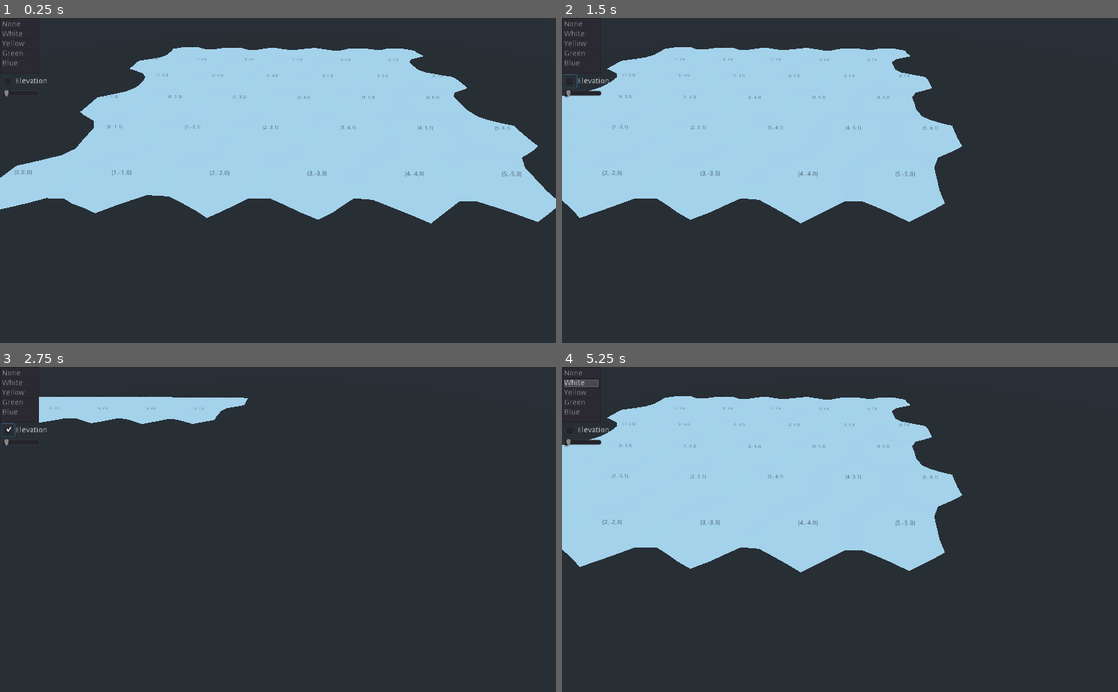
Above: before the commit, frames 1-4 (two rows, left to right).
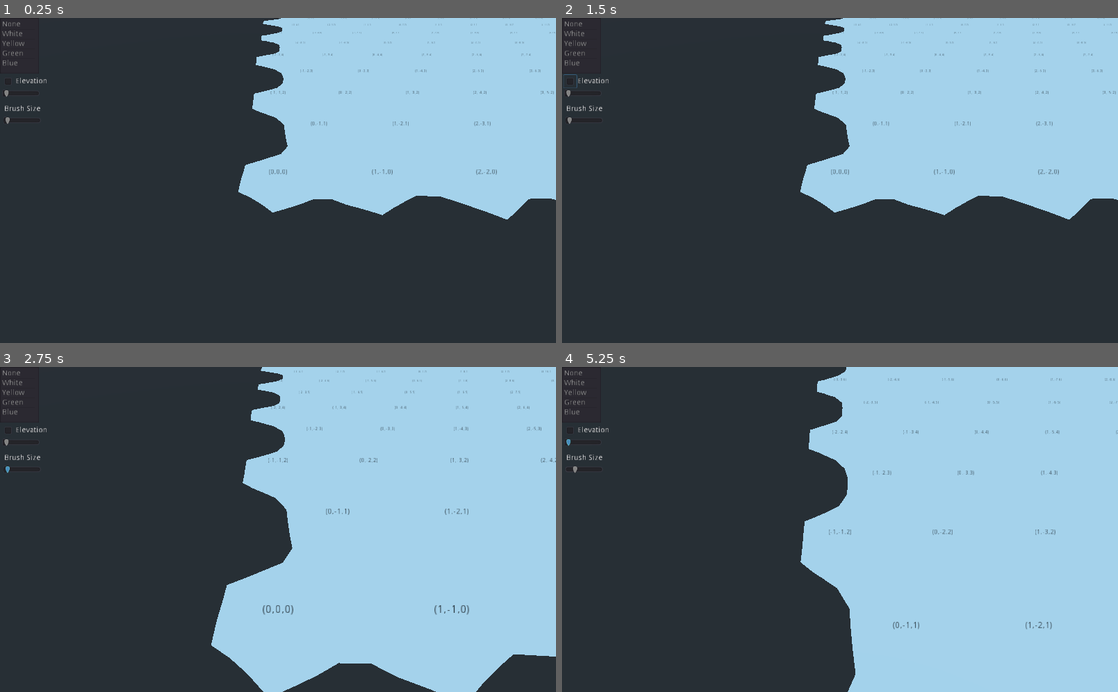
Above: after the commit, the same moments.

Repository: putschini/HexMap
Game: Godot game, scene res://Control.tscn
The game is run twice, just before and just after one commit, with the same random seed, the same clock (stepped at 60 frames per second) and the same inputs.
Inputs (mouse positions are in pixels of both pictures, inside the frame that each line leads up to):
- Up to frame 1 (0.25 s): no input
- Up to frame 2 (1.5 s): click (567, 83) at 0.5 s; tap Enter at 1.25 s; move the mouse to (962, 164) at 1.27 s; press the mouse at (962, 164) at 1.28 s; hold Right (ui_right) from 1.28 s (still down)
- Up to frame 3 (2.75 s): tap W (move_foward, bound only after the commit) at 1.55, 2.1 s; tap Space at 2 s; move the mouse to (166, 545) at 2.02 s; release Right (ui_right) at 2.03 s; release the mouse at (166, 545) at 2.03 s; hold Down (ui_down) from 2.03 s (still down); tap Mouse wheel up (zoom_in, bound only after the commit) at 2.3 s
- Up to frame 4 (5.25 s): tap Enter at 2.75, 4.25 s; move the mouse to (895, 458) at 2.77 s; release Down (ui_down) at 2.78 s; hold Right (ui_right) 2.78-3.53 s; hold Mouse wheel up (zoom_in, bound only after the commit) 2.78-3.53 s; tap Mouse wheel down (zoom_out, bound only after the commit) at 3.05, 3.6 s; tap Space at 3.5, 5 s; move the mouse to (812, 594) at 3.52 s; hold Up (ui_up) 3.53-4.28 s; click (812, 594) at 3.8 s; move the mouse to (1006, 578) at 4.27 s; press the mouse at (1006, 578) at 4.28 s; hold Left (ui_left) from 4.28 s (still down); tap W (move_foward, bound only after the commit) at 4.55, 5.1 s; move the mouse to (673, 480) at 5.02 s; release the mouse at (673, 480) at 5.03 s

The runs differ from the first frame. In frame 1, 29% of the frame differs, in the area x 0-100%, y 0-64%; in frame 2, 44%; in frame 3, 54%; in frame 4, 64%, in the area x 0-100%, y 0-100%.

Commit message:
Part 5 - Adding chunks to manage larger maps

Diff:
--- a/Camera.gd
+++ b/Camera.gd
@@ -4,36 +4,44 @@
 onready var camera_stick = $Swivel/Stick
 onready var camera = $Swivel/Stick/Camera
 
-var zoom = 1.0
-var zoom_steps = 10
-var stick_min_zoom = 50
-var stick_max_zoom = 150
+var zoom = 0.0
+var zoom_steps = 10.0
+var stick_min_zoom = 30
+var stick_max_zoom = 90
 var stick_zoom_step = (stick_max_zoom - stick_min_zoom) / zoom_steps
 var swivel_min_zoom = -90
-var swivel_max_zoom = -40
+var swivel_max_zoom = -45
 var swivel_zoom_step = (swivel_max_zoom - swivel_min_zoom) / zoom_steps
 
+#var movement_speed := 100
+var move_speed_min_zoom := 100
+var move_speed_max_zoom := 300
 
-func _input(_event):
-	if Input.is_action_pressed("ui_left")  :
-		translation.x -= 10
+var rotation_speed := 100
 
-	if Input.is_action_pressed("ui_right")  :
-		translation.x += 10
+var max_x := (HexMetrics.chunk_count_x * HexMetrics.chunk_size_x - 0.5) * (2.0 * HexMetrics.inner_radius)
+var max_z := -(HexMetrics.chunk_count_z * HexMetrics.chunk_size_z - 1) * (1.5 * HexMetrics.outer_radius)
+#var
 
-	if Input.is_action_pressed("ui_up")  :
-		translation.z -= 10
+func _input(event):
+	if event.is_action_pressed( "zoom_in" ):
+		camera_zoom_in( )
+	elif event.is_action_pressed( "zoom_out" ):
+		camera_zoom_out( )
 
-	if Input.is_action_pressed("ui_down")  :
-		translation.z += 10
+func _process(delta):
+	var move_direction := Vector3.ZERO
+	move_direction.x += (Input.get_action_strength("move_right") - Input.get_action_strength("move_left"))
+	move_direction.z += (Input.get_action_strength("move_back") - Input.get_action_strength("move_foward"))
+	move_direction = move_direction.rotated(Vector3(0,1,0), rotation.y ).normalized()
+	var movement_speed = lerp(move_speed_min_zoom, move_speed_max_zoom, zoom)
+	var new_position = translation + move_direction * movement_speed * delta
+	new_position.x = clamp(new_position.x, 0.0, max_x)
+	new_position.z = clamp(new_position.z, max_z, 0.0)
+	translation = new_position
 
-#	if Input.is_action_pressed("rotate_left"):
-##		print(camera_base.rotation_degrees.y)
-#		rotation_degrees.y -= 10
-#
-#	if Input.is_action_pressed("rotate_right"):
-##		print(camera_base.rotation_degrees.y)
-#		rotation_degrees.y += 10
+	var rotation_delta = (Input.get_action_strength("rotate_left") - Input.get_action_strength("rotate_right") )
+	rotation_degrees.y += rotation_delta * rotation_speed * delta
 
 func camera_zoom_out( ) -> void:
 	var aux_stick_zoom = camera_stick.translation.z + stick_zoom_step
@@ -42,6 +50,9 @@
 	var aux_swivel_zoom = camera_swivel.rotation_degrees.x - swivel_zoom_step
 	aux_swivel_zoom = clamp( aux_swivel_zoom, swivel_min_zoom, swivel_max_zoom )
 	camera_swivel.rotation_degrees.x = aux_swivel_zoom
+	zoom += 0.1
+	if zoom > 1:
+		zoom = 1
 
 func camera_zoom_in( ) -> void:
 	var aux_stick_zoom = camera_stick.translation.z - stick_zoom_step
@@ -50,10 +61,13 @@
 	var aux_swivel_zoom = camera_swivel.rotation_degrees.x + swivel_zoom_step
 	aux_swivel_zoom = clamp( aux_swivel_zoom, swivel_min_zoom, swivel_max_zoom )
 	camera_swivel.rotation_degrees.x = aux_swivel_zoom
-
-func _unhandled_input( event : InputEvent ) -> void:
+	zoom -= 0.1
+	if zoom < 0:
+		zoom = 0
+#
+#func _unhandled_input( event : InputEvent ) -> void:
 #	if event.is_action_pressed( "zoom_in" ):
 #		camera_zoom_in( )
 #	elif event.is_action_pressed( "zoom_out" ):
 #		camera_zoom_out( )
-	pass
+#	pass
--- a/Camera.tscn
+++ b/Camera.tscn
@@ -6,7 +6,10 @@
 script = ExtResource( 1 )
 
 [node name="Swivel" type="Spatial" parent="."]
+transform = Transform( 1, 0, 0, 0, 0.707107, 0.707107, 0, -0.707107, 0.707107, 0, 0, 0 )
 
 [node name="Stick" type="Spatial" parent="Swivel"]
+transform = Transform( 1, 0, 0, 0, 1, 0, 0, 0, 1, 0, 0, 40 )
 
 [node name="Camera" type="Camera" parent="Swivel/Stick"]
+far = 300.0
--- a/Control.gd
+++ b/Control.gd
@@ -3,21 +3,40 @@
 onready var grid = $HexGrid
 onready var map_editor = $HexMapEditor
 
+var last_edited_cell
+
+func edit_cells(var center_cell: HexCell) -> void:
+	var center_x = center_cell.coordinate.x
+	var center_z = center_cell.coordinate.z
+	var row = 0
+	for z in range(center_z - map_editor.brush_size, center_z + 1):
+		for x in range(center_x - row, center_x + map_editor.brush_size + 1):
+			map_editor.edit_cell(grid.get_cell(HexCoordinate.new(x, z)))
+		row += 1
+	row = 0
+	for z in range(center_z + map_editor.brush_size, center_z, -1):
+		for x in range(center_x - map_editor.brush_size, center_x + row + 1):
+			map_editor.edit_cell(grid.get_cell(HexCoordinate.new(x, z)))
+		row += 1
+#	map_editor.edit_cell(center_cell)
+
 func _input(event):
 	if event.is_action_pressed("mouse_left_click"):
-		# TODO: MOVE TO CAMERA SCENE PROBABLY
 		var ray_begin = $Camera.camera.project_ray_origin( event.position )
-#		var ray = RayCast.new()
 		var ray_end = ray_begin + $Camera.camera.project_ray_normal( event.position ) * 200
 		var intersection = get_world().direct_space_state.intersect_ray(ray_begin, ray_end)
 		if not intersection.empty():
-			print(intersection)
+#			print(intersection)
 			var coordinates = HexMetrics.hexcoord_from_position(intersection.position)
-			print( coordinates.xyz())
-			var index = coordinates.x + coordinates.z * grid.width + coordinates.z / 2
-			print( index )
-			var cell = grid.cells[index]
-			map_editor.edit_cell(cell)
+#			print( coordinates.xyz())
+			var cell = grid.get_cell(coordinates)
+			edit_cells(cell)
+#			if cell != last_edited_cell:
+#				last_edited_cell = cell
+#			var index = coordinates.x + coordinates.z * grid.width + coordinates.z / 2
+#			print( index )
+#			var cell = grid.cells[index]
+#			map_editor.edit_cell(cell)
 #			cell.color = Color.magenta
 #			cell.color = $HexMapEditor.color
 
@@ -29,4 +48,4 @@
 #				else:
 #					print( "N -> null")
 #			hex_mesh.triangulate( cells )
-			grid.update()
+#			grid.update()
--- a/Control.tscn
+++ b/Control.tscn
@@ -11,6 +11,5 @@
 [node name="HexGrid" parent="." instance=ExtResource( 1 )]
 
 [node name="Camera" parent="." instance=ExtResource( 2 )]
-transform = Transform( 1, 0, 0, 0, 0.707107, 0.707107, 0, -0.707107, 0.707107, 45, 30, 30 )
 
 [node name="HexMapEditor" parent="." instance=ExtResource( 4 )]
--- a/HexCell.gd
+++ b/HexCell.gd
@@ -2,7 +2,14 @@
 
 var center : Vector3
 var coordinate : HexCoordinate
-var color := Color.white
+
+var chunk # := HexGridChunk
+
+func needs_update() -> void:
+	chunk.needs_update = true
+	for neighbor in neighbors:
+		if neighbor != null and neighbor.chunk != chunk:
+			neighbor.chunk.needs_update = true
 
 ########################## NEIGHBOR ############################
 var neighbors : Array
@@ -18,8 +25,10 @@
 var elevation : int
 
 func set_elevation(var new_elevation: int) -> void:
-	elevation = new_elevation
-	center.y = (elevation * HexMetrics.elevation_height) + ( HexMetrics.cell_perturb_elevation_strength * Noise.sampler.get_noise_3dv(coordinate.xyz()) )
+	if elevation != new_elevation:
+		elevation = new_elevation
+		center.y = (elevation * HexMetrics.elevation_height) + ( HexMetrics.cell_perturb_elevation_strength * Noise.sampler.get_noise_3dv(coordinate.xyz()) )
+		needs_update()
 
 func get_edge_type(var direction: int):
 	return HexEdgeType.get_edge_type( elevation, neighbors[direction].elevation )
@@ -27,6 +36,13 @@
 func get_cell_edge_type(var other: HexCell):
 	return HexEdgeType.get_edge_type( elevation, other.elevation )
 
+var color := Color.white
+
+func set_color(var new_color: Color ) -> void:
+	if color != new_color:
+		color = new_color
+		needs_update()
+
 func _init(var coord: HexCoordinate, var center_vec: Vector3):
 	center = center_vec
 	coordinate = coord
--- a/HexGrid.gd
+++ b/HexGrid.gd
@@ -1,58 +1,96 @@
 tool
 extends Spatial
 
-var width = 6
-var height = 6
+#var width = 6
+#var height = 6
 
-onready var hex_mesh := $HexMesh
+var grid_chunk_scene := preload("res://HexGridChunk.tscn")
+
+var cell_count_x := HexMetrics.chunk_count_x * HexMetrics.chunk_size_x
+var cell_count_z := HexMetrics.chunk_count_z * HexMetrics.chunk_size_z
+
+var chunks := Array()
 
 var cells := Array()
 
 func _ready():
-	cells.resize(width * height)
+	create_chunks()
+	create_cells()
+	update()
+
+func _process(_delta):
+	update()
+
+func update() -> void:
+	for chunk in chunks:
+		if chunk == null:
+			print("CHUNK NULL")
+		else:
+			chunk.update()
+
+func create_chunks() -> void:
+	chunks.resize(HexMetrics.chunk_count_z * HexMetrics.chunk_count_x)
 	var i := 0
-	for z in range(0, height):
-		for x in range(0, width):
+	for z in range(0, HexMetrics.chunk_count_z):
+		for x in range(0, HexMetrics.chunk_count_x):
+#			var new_chunk = HexGridChunk.new()
+			var new_chunk = grid_chunk_scene.instance()
+			chunks[i] = new_chunk
+			add_child(new_chunk)
+			i += 1
+#	hex_mesh.triangulate(cells)
+
+func create_cells() -> void:
+	cells.resize(cell_count_z * cell_count_x)
+	var i := 0
+	for z in range(0, cell_count_z):
+		for x in range(0, cell_count_x):
 			create_cell( x, z, i )
 			i += 1
-	hex_mesh.triangulate(cells)
+#	hex_mesh.triangulate(cells)
+
 
 func create_cell(var x: int, var z: int, var i: int ) -> void:
 	var position := HexMetrics.cell_center_from_offset(x, z)
 	var coordinate := HexMetrics.cell_coordinate_from_offset(x, z)
 	var cell = HexCell.new(coordinate, position)
+	add_cell_to_chunk(x, z, cell)
 	cells[i] = cell
 
 	if x > 0:
 		cell.set_neighbor(HexDirection.W, cells[i - 1])
 	if z > 0:
 		if z & 1 == 0:
-			cell.set_neighbor(HexDirection.SE, cells[i - width])
+			cell.set_neighbor(HexDirection.SE, cells[i - cell_count_x])
 			if x > 0:
-				cell.set_neighbor(HexDirection.SW, cells[i - width - 1])
+				cell.set_neighbor(HexDirection.SW, cells[i - cell_count_x - 1])
 		else:
-			cell.set_neighbor(HexDirection.SW, cells[i - width])
-			if x < width - 1:
-				cell.set_neighbor(HexDirection.SE, cells[i - width + 1])
+			cell.set_neighbor(HexDirection.SW, cells[i - cell_count_x])
+			if x < cell_count_x - 1:
+				cell.set_neighbor(HexDirection.SE, cells[i - cell_count_x + 1])
+#
 
-	#TODO: MOVE TO APROPRIATE PLAACE
-	var label := Label3D.new()
-	label.translation = cell.center + Vector3(0, 2, 0)
-	label.text = cell.coordinate.to_string()
-	label.scale = Vector3(8,8,8)
-	label.modulate = Color.black
-	label.billboard = true
-	$Labels.add_child(label)
+func add_cell_to_chunk(var x: int, var z: int, var cell: HexCell) -> void:
+	var chunk_x = floor(x / HexMetrics.chunk_size_x)
+	var chunk_z = floor(z / HexMetrics.chunk_size_z)
+	var chunk = chunks[chunk_x + chunk_z * HexMetrics.chunk_count_x]
 
-func update() -> void:
-	hex_mesh.triangulate(cells)
-	for labels in $Labels.get_children():
-		labels.free()
-	for cell in cells:
-		var label := Label3D.new()
-		label.translation = cell.center + Vector3(0, 2, 0)
-		label.text = cell.coordinate.to_string()
-		label.scale = Vector3(8,8,8)
-		label.modulate = Color.black
-		label.billboard = true
-		$Labels.add_child(label)
+	var cell_local_x = x - chunk_x * HexMetrics.chunk_size_x
+	var cell_local_z = z - chunk_z * HexMetrics.chunk_size_z
+	chunk.add_cell(cell_local_x + cell_local_z * HexMetrics.chunk_size_x, cell)
+
+func get_cell(var coordinate: HexCoordinate) -> HexCell:
+	var z = coordinate.z
+	var x = coordinate.x + z / 2
+	if z < 0 || z >= cell_count_z || x < 0 || x >= cell_count_x:
+		return null
+	var index = x + z * cell_count_x
+#	var index = coordinate.x + coordinate.z * HexMetrics.chunk_size_x * HexMetrics.chunk_count_x + coordinate.z / 2
+	return cells[index]
+#	var chunk_x = int(coordinate.x / HexMetrics.chunk_size_x)
+#	var chunk_z = int(coordinate.z / HexMetrics.chunk_size_z)
+#	var cell_local_x = coordinate.x - chunk_x * HexMetrics.chunk_size_x
+#	var cell_local_z = coordinate.z - chunk_z * HexMetrics.chunk_size_z
+#	var index = cell_local_x + cell_local_z * HexMetrics.chunk_size_x + floor(coordinate.z / 2)
+#	return chunks[chunk_x + chunk_z * HexMetrics.chunk_count_x].cells[index]
+	pass
--- a/HexGrid.tscn
+++ b/HexGrid.tscn
@@ -1,11 +1,6 @@
-[gd_scene load_steps=3 format=2]
+[gd_scene load_steps=2 format=2]
 
 [ext_resource path="res://HexGrid.gd" type="Script" id=1]
-[ext_resource path="res://HexMesh.tscn" type="PackedScene" id=2]
 
 [node name="HexGrid" type="Spatial"]
 script = ExtResource( 1 )
-
-[node name="HexMesh" parent="." instance=ExtResource( 2 )]
-
-[node name="Labels" type="Spatial" parent="."]
--- /dev/null
+++ b/HexGridChunk.gd
@@ -0,0 +1,40 @@
+tool
+extends Spatial
+
+class_name HexGridChunk
+
+var hex_mesh
+
+var cells := Array()
+
+var needs_update := true
+
+func _init():
+	cells.resize(HexMetrics.chunk_size_z * HexMetrics.chunk_size_x)
+	pass
+
+# Called when the node enters the scene tree for the first time.
+func _ready():
+#	print("CHUNK READY")
+	hex_mesh = $HexMesh
+	pass # Replace with function body.
+
+func add_cell(var index: int, var cell: HexCell) -> void:
+#	print(index)
+	cell.chunk = self
+	cells[index] = cell
+
+func update() -> void:
+	if needs_update:
+		needs_update = false
+		hex_mesh.triangulate(cells)
+		for labels in $Labels.get_children():
+			labels.free()
+		for cell in cells:
+			var label := Label3D.new()
+			label.translation = cell.center + Vector3(0, 2, 0)
+			label.text = cell.coordinate.to_string()
+			label.scale = Vector3(8,8,8)
+			label.modulate = Color.black
+			label.billboard = true
+			$Labels.add_child(label)
--- /dev/null
+++ b/HexGridChunk.tscn
@@ -0,0 +1,13 @@
+[gd_scene load_steps=3 format=2]
+
+[ext_resource path="res://HexMesh.tscn" type="PackedScene" id=1]
+[ext_resource path="res://HexGridChunk.gd" type="Script" id=2]
+
+[node name="HexGridChunk" type="Spatial"]
+script = ExtResource( 2 )
+
+[node name="HexMesh" parent="." instance=ExtResource( 1 )]
+
+[node name="Labels" type="Spatial" parent="."]
+
+[editable path="HexMesh"]
--- a/HexMapEditor.gd
+++ b/HexMapEditor.gd
@@ -5,17 +5,20 @@
 	pass # Replace with function body.
 
 func edit_cell(var cell: HexCell) -> void:
-	cell.color = color
-	if edit_elevation:
-#		cell.elevation = elevation_value
-		cell.set_elevation(elevation_value)
+	if cell:
+		if edit_color:
+			cell.set_color(color)
+		if edit_elevation:
+			cell.set_elevation(elevation_value)
 
+var edit_color := false
 var color := Color.white
 
 func _on_selected_color_change(index):
+	edit_color = true
 	match index:
 		0:
-			color = Color.brown
+			edit_color = false
 		1:
 			color = Color.white
 		2:
@@ -24,7 +27,6 @@
 			color = Color.green
 		4:
 			color = Color.blue
-	pass # Replace with function body.
 
 var edit_elevation := false
 var elevation_value : int
@@ -34,3 +36,8 @@
 
 func _on_edit_elevation_toggled(button_pressed):
 	edit_elevation = button_pressed
+
+var brush_size := 1
+
+func _on_brush_size_value_changed(value):
+	brush_size = value
--- a/HexMapEditor.tscn
+++ b/HexMapEditor.tscn
@@ -41,6 +41,28 @@
 max_value = 5.0
 rounded = true
 
+[node name="Control3" type="Control" parent="Control2"]
+margin_left = 2.0
+margin_top = 50.0
+margin_right = 44.0
+margin_bottom = 95.0
+
+[node name="Label" type="Label" parent="Control2/Control3"]
+margin_left = 3.0
+margin_top = 6.0
+margin_right = 70.0
+margin_bottom = 20.0
+text = "Brush Size"
+
+[node name="BrushSizeSlider" type="HSlider" parent="Control2/Control3"]
+margin_left = 1.0
+margin_top = 23.0
+margin_right = 70.0
+margin_bottom = 45.0
+max_value = 5.0
+rounded = true
+
 [connection signal="item_selected" from="Control/ColorSelector" to="." method="_on_selected_color_change"]
 [connection signal="toggled" from="Control2/ElevationCheckBox" to="." method="_on_edit_elevation_toggled"]
 [connection signal="value_changed" from="Control2/ElevationSlider" to="." method="_on_elevation_value_changed"]
+[connection signal="value_changed" from="Control2/Control3/BrushSizeSlider" to="." method="_on_brush_size_value_changed"]
--- a/HexMetrics.gd
+++ b/HexMetrics.gd
@@ -111,3 +111,10 @@
 
 const cell_perturb_strength := 5.0
 const cell_perturb_elevation_strength := 1.5
+
+#Cells per chunk
+const chunk_size_x := 5
+const chunk_size_z := 5
+#Number of chunks
+const chunk_count_x := 4
+const chunk_count_z := 3
--- a/project.godot
+++ b/project.godot
@@ -34,6 +34,11 @@
 "language": "GDScript",
 "path": "res://HexEdgeType.gd"
 }, {
+"base": "Spatial",
+"class": "HexGridChunk",
+"language": "GDScript",
+"path": "res://HexGridChunk.gd"
+}, {
 "base": "StaticBody",
 "class": "HexMesh",
 "language": "GDScript",
@@ -50,6 +55,7 @@
 "HexCoordinate": "",
 "HexDirection": "",
 "HexEdgeType": "",
+"HexGridChunk": "",
 "HexMesh": "",
 "HexMetrics": ""
 }
@@ -75,6 +81,46 @@
 "events": [ Object(InputEventMouseButton,"resource_local_to_scene":false,"resource_name":"","device":0,"alt":false,"shi …(212 unchanged characters)…
  ]
 }
+zoom_in={
+"deadzone": 0.5,
+"events": [ Object(InputEventMouseButton,"resource_local_to_scene":false,"resource_name":"","device":0,"alt":false,"shift":false,"control":false,"meta":false,"command":false,"button_mask":0,"position":Vector2( 0, 0 ),"global_position":Vector2( 0, 0 ),"factor":1.0,"button_index":4,"pressed":false,"doubleclick":false,"script":null)
+ ]
+}
+zoom_out={
+"deadzone": 0.5,
+"events": [ Object(InputEventMouseButton,"resource_local_to_scene":false,"resource_name":"","device":0,"alt":false,"shift":false,"control":false,"meta":false,"command":false,"button_mask":0,"position":Vector2( 0, 0 ),"global_position":Vector2( 0, 0 ),"factor":1.0,"button_index":5,"pressed":false,"doubleclick":false,"script":null)
+ ]
+}
+rotate_left={
+"deadzone": 0.5,
+"events": [ Object(InputEventKey,"resource_local_to_scene":false,"resource_name":"","device":0,"alt":false,"shift":false,"control":false,"meta":false,"command":false,"pressed":false,"scancode":0,"physical_scancode":81,"unicode":0,"echo":false,"script":null)
+ ]
+}
+rotate_right={
+"deadzone": 0.5,
+"events": [ Object(InputEventKey,"resource_local_to_scene":false,"resource_name":"","device":0,"alt":false,"shift":false,"control":false,"meta":false,"command":false,"pressed":false,"scancode":0,"physical_scancode":69,"unicode":0,"echo":false,"script":null)
+ ]
+}
+move_foward={
+"deadzone": 0.5,
+"events": [ Object(InputEventKey,"resource_local_to_scene":false,"resource_name":"","device":0,"alt":false,"shift":false,"control":false,"meta":false,"command":false,"pressed":false,"scancode":0,"physical_scancode":87,"unicode":0,"echo":false,"script":null)
+ ]
+}
+move_back={
+"deadzone": 0.5,
+"events": [ Object(InputEventKey,"resource_local_to_scene":false,"resource_name":"","device":0,"alt":false,"shift":false,"control":false,"meta":false,"command":false,"pressed":false,"scancode":0,"physical_scancode":83,"unicode":0,"echo":false,"script":null)
+ ]
+}
+move_left={
+"deadzone": 0.5,
+"events": [ Object(InputEventKey,"resource_local_to_scene":false,"resource_name":"","device":0,"alt":false,"shift":false,"control":false,"meta":false,"command":false,"pressed":false,"scancode":0,"physical_scancode":65,"unicode":0,"echo":false,"script":null)
+ ]
+}
+move_right={
+"deadzone": 0.5,
+"events": [ Object(InputEventKey,"resource_local_to_scene":false,"resource_name":"","device":0,"alt":false,"shift":false,"control":false,"meta":false,"command":false,"pressed":false,"scancode":0,"physical_scancode":68,"unicode":0,"echo":false,"script":null)
+ ]
+}
 
 [physics]
 
